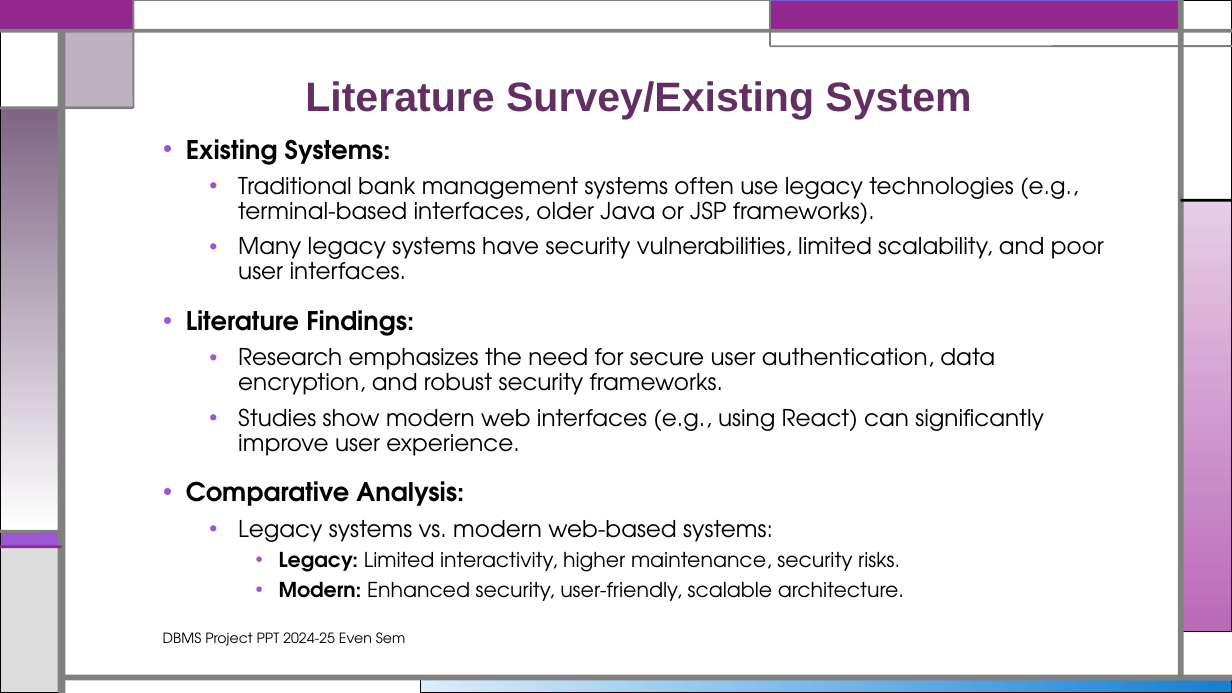
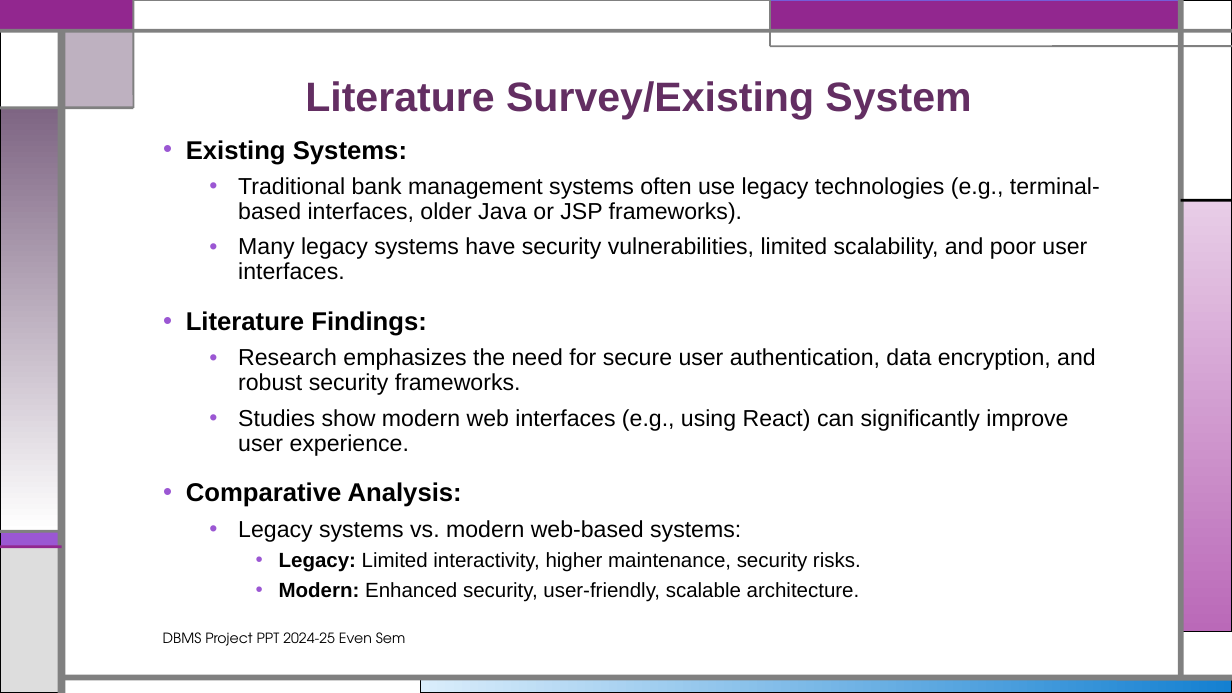
Before and after one commit to Drishay/CollegeProjects, a slide deck: slide 4 of DBMS-Project/others-details/Presentation-001.pptx. Drawn at 1232x693 pixels with LibreOffice and Linux fonts; fonts in the diff are those of the drawing. Boxes give left, top, right and bottom in pixels: in the first picture for what was removed or moved away, otherwise in the second. Text is boxed around its words. In the diff, an @@ line names an element or a change of style, - is before the commit and + after.

```diff
--- a/DBMS-Project/others-details/Presentation-001.pptx
+++ b/DBMS-Project/others-details/Presentation-001.pptx
@@ text "Existing Systems:" at bbox=[186, 140, 1100, 602]: font TeX Gyre Adventor to Arial @@
```
Also in this commit, not shown: 6 other slides changed, 3 slides added, 9 other files.
